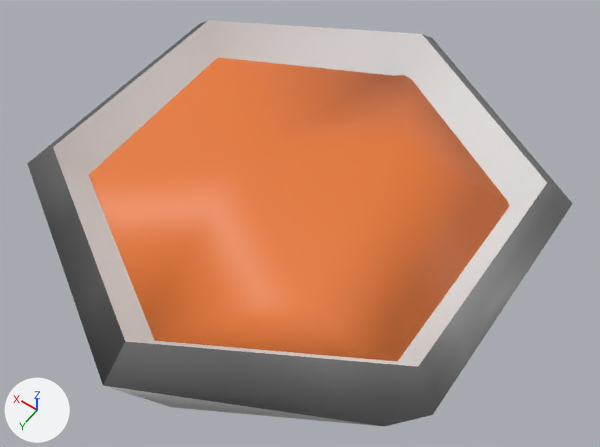
Renders of the Blender file blends/boneBroth.blend from each side of a commit.
The view is the same before and after, from a 50 mm camera at (-0.166, 0.229, 0.371) aimed at (-0.001, -0.002, 0.007). Arrows for +X, +Y and +Z are at lower left; the lights stay in place.

The first picture shows 'Bowl', 'BowlStuff'.
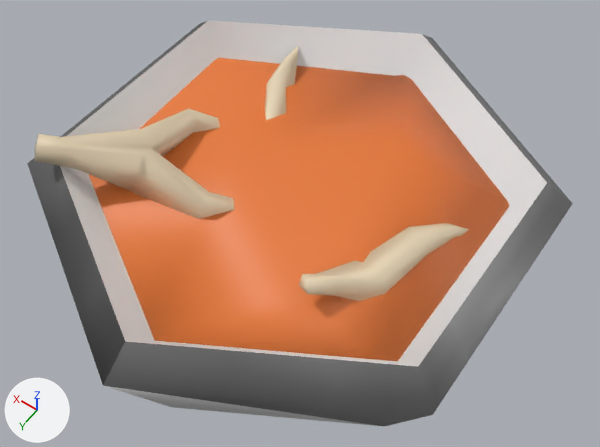
Changed parts and their boxes [x1, y1, x2, y2] in the pictures (600 x 447 px):
'Cube', added (beige)
    after: [35, 108, 235, 219]
'Cube.001', added (beige)
    after: [299, 223, 469, 301]
'Cube.004', added (beige)
    after: [265, 47, 298, 120]

Patch to the scene script:
```diff
--- a/blends/boneBroth.blend.py
+++ b/blends/boneBroth.blend.py
@@ mat_bone @@
+mat_bone = principled_material('bone')
+mat_bone.base_color = (0.8, 0.669, 0.467)  # beige #e7d6b6
@@ me_cube_006 @@
+me_cube_006.from_pydata(...)  # 30 vertices, 27 faces; spans x 0.0312..0.0633, y -0.0837..-0.015, z 0.0245..0.0482
+me_cube_006.polygons.foreach_set('use_smooth', [True] * 27)
+me_cube_006.materials.append(mat_bone)  # beige #e7d6b6
@@ me_cube_003 @@
+me_cube_003.from_pydata(...)  # 30 vertices, 27 faces; spans x -0.0896..-0.0416, y -0.0341..0.0588, z 0.0304..0.0598
+me_cube_003.polygons.foreach_set('use_smooth', [True] * 27)
+me_cube_003.materials.append(mat_bone)  # beige #e7d6b6
@@ me_cube @@
+me_cube.from_pydata(...)  # 42 vertices, 40 faces; spans x 0.0032..0.1076, y -0.0289..0.079, z 0.014..0.076
+me_cube.polygons.foreach_set('use_smooth', [True] * 40)
+me_cube.materials.append(mat_bone)  # beige #e7d6b6
@@ ob_cube_004 @@
+ob_cube_004 = bpy.data.objects.new('Cube.004', me_cube_006)
+ob_cube_004.location = (0.0, 0.0, 0.0)
@@ ob_cube_001 @@
+ob_cube_001 = bpy.data.objects.new('Cube.001', me_cube_003)
+ob_cube_001.location = (0.0, 0.0, 0.0)
@@ ob_cube @@
+ob_cube = bpy.data.objects.new('Cube', me_cube)
+ob_cube.location = (0.0, 0.0, 0.0)
```
